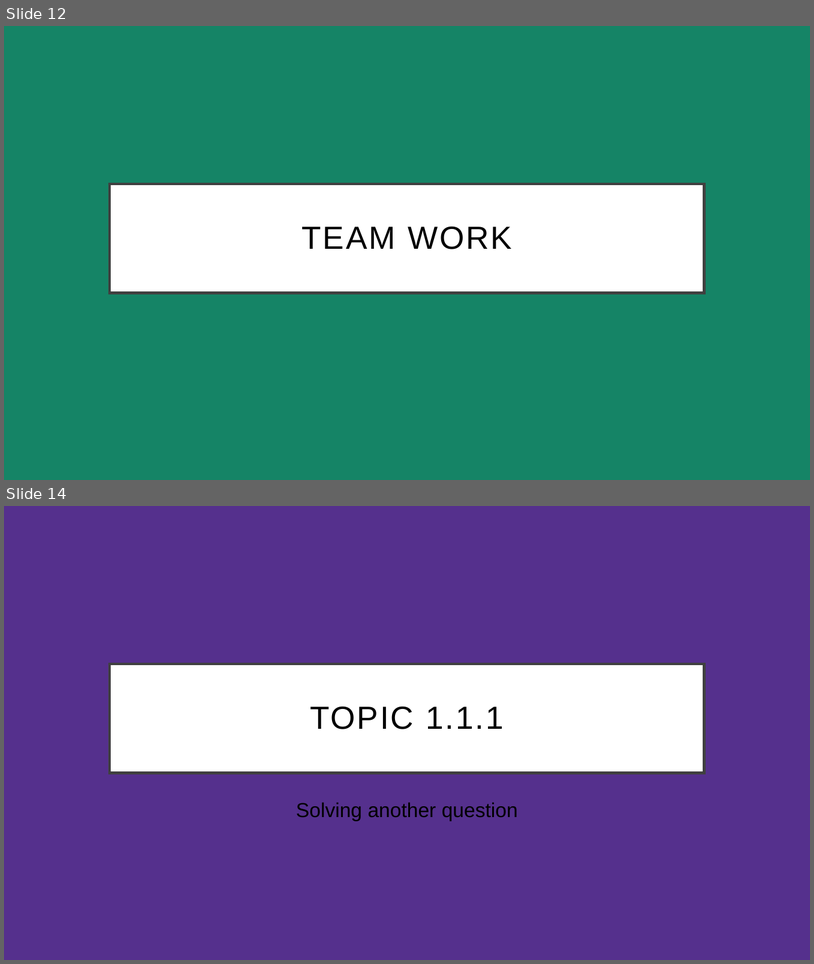
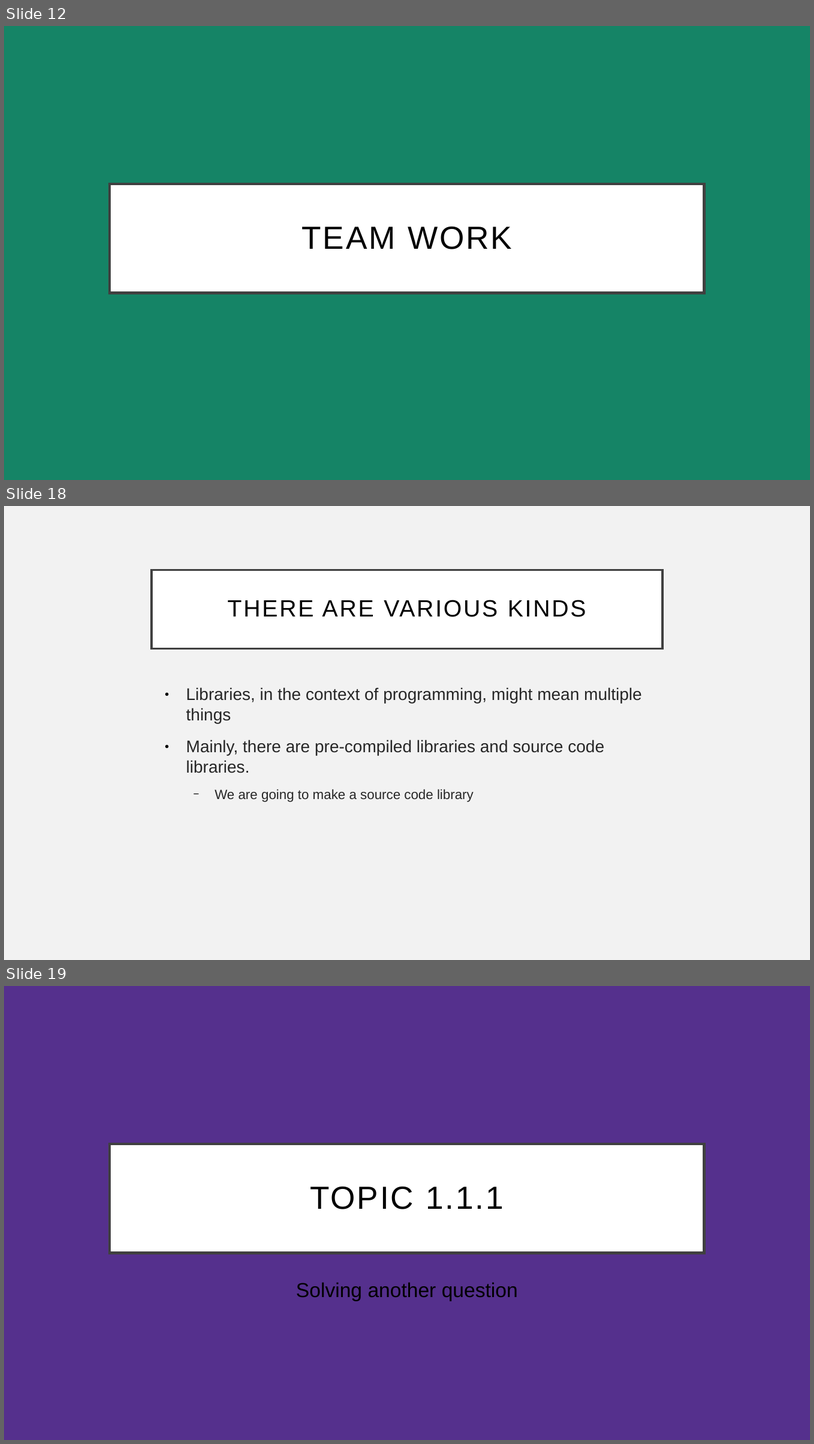
Before and after one commit to Equihua2211/I7266, a slide deck: 001_Slides/08_UART-USART.odp. Shown one above the other, each under a label of ours: slides 12 and 14 before the commit, slides 12, 18 and 19 after it; the slides between them are not shown. The pictures are 814x964 and 814x1444 pixels, drawn with LibreOffice and Linux fonts; fonts in the diff are those of the drawing. Boxes give left, top, right and bottom in pixels: in the first picture for what was removed or moved away, otherwise in the second. Text is boxed around its words. In the diff, an @@ line names an element or a change of style, - is before the commit and + after.

```diff
--- a/001_Slides/08_UART-USART.odp
+++ b/001_Slides/08_UART-USART.odp
@@ slide 18 added at bbox=[4, 506, 810, 960], background #F2F2F2 @@
@@ title added at bbox=[152, 570, 663, 649], fill #FFFFFF, outline #404040 2.49 pt, 28 pt, text #000000 @@
+THERE ARE VARIOUS KINDS
@@ text added at bbox=[186, 687, 642, 802], 20 pt, text #262626 @@
+● Libraries, in the context of programming, might mean multiple things
+● Mainly, there are pre-compiled libraries and source code libraries.
+  − We are going to make a source code library
@@ what was slide 14 is now slide 19 @@
```
Also in this commit, not shown: 5 other slides added, 1 slide removed, 23 other files.
